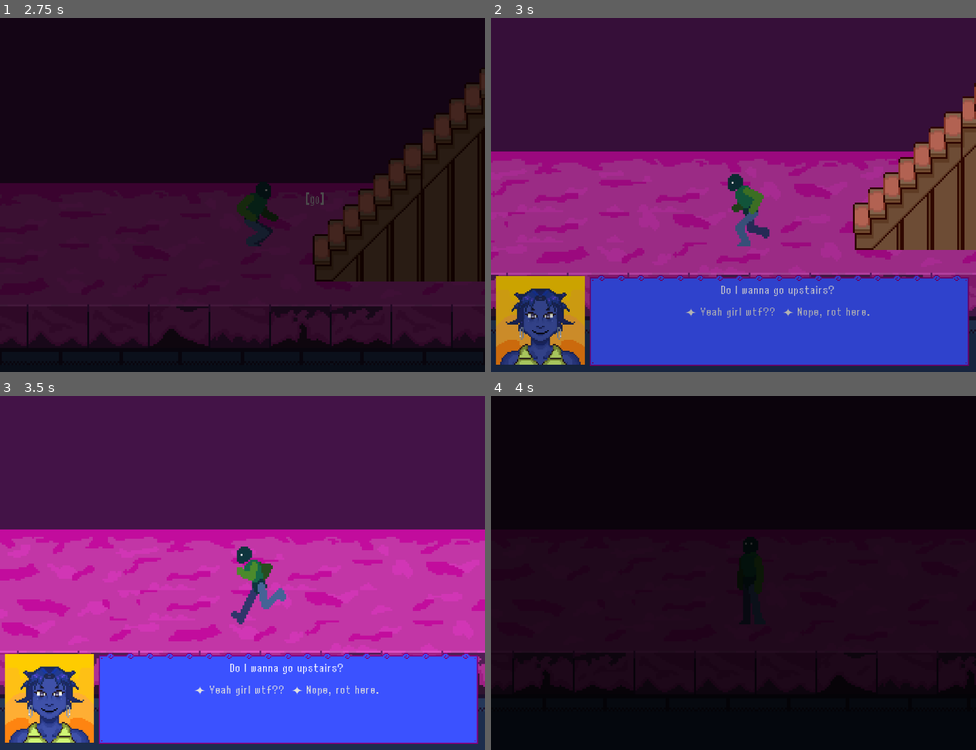
Above: before the commit, frames 1-4 (two rows, left to right).
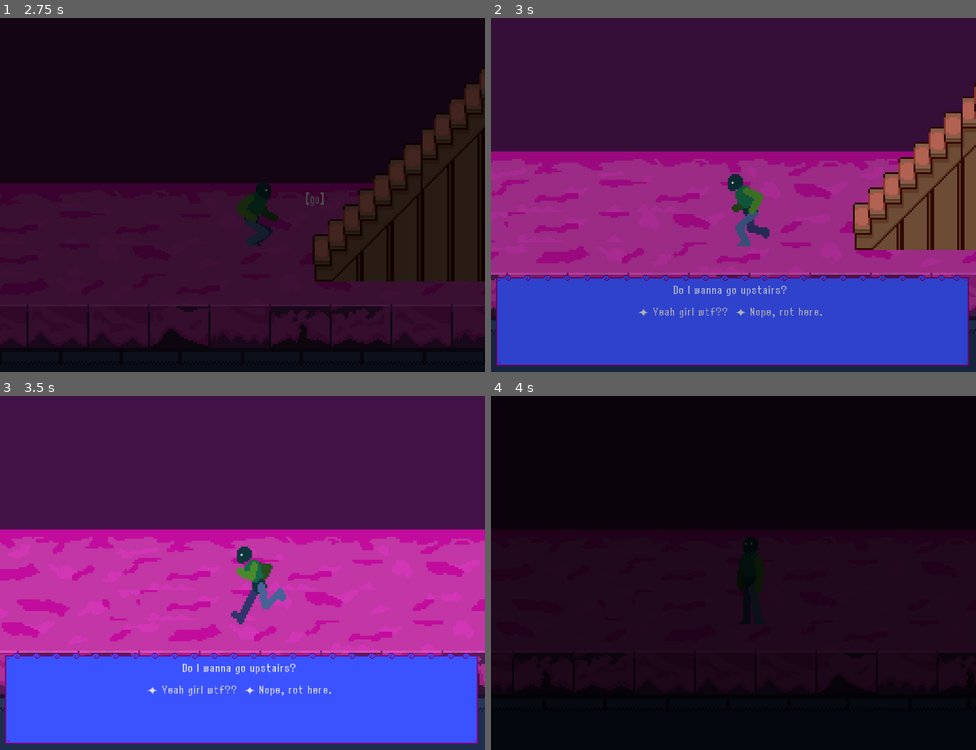
Above: after the commit, the same moments.

Repository: nisaturk/mirrorfixer-prototype
Game: Godot game, scene res://scenes/lobby.tscn
Two runs of this game, one before a commit and one after it. Both use one fixed random seed, a clock stepped at 60 frames per second and the inputs below. This scene is started directly instead of the project's main scene.
Inputs:
- Up to frame 1 (2.75 s): tap Enter at 0.5 s; hold E (interact) 0.53-1.28 s; hold Right (move_right) 0.53-2 s; tap Up (jump) at 0.77, 1.52 s; tap E (interact) at 1.35 s; click "✦ Yeah girl wtf??" at 2 s
- Up to frame 2 (3 s): hold Left (move_left) from 2.78 s (still down); hold E (interact) from 2.78 s (still down)
- Up to frame 3 (3.5 s): keep holding Left (move_left); keep holding E (interact)
- Up to frame 4 (4 s): release Left (move_left) at 3.5 s; release E (interact) at 3.5 s; click "✦ Yeah girl wtf??" at 3.5 s

Frame 1 is identical in both runs. In frame 2, 6.2% of the frame differs, in the area x 1-96%, y 72-99%; in frame 3, 6.2%; in frame 4, nothing differs.

Commit message:
fixed portrait logic?

Diff:
--- a/scenes/basement.tscn
+++ b/scenes/basement.tscn
@@ -4237,13 +4237,14 @@
 position = Vector2(-346, -14)
 scale = Vector2(0.83747596, 0.9925391)
 dialogue_id = "lock"
-prioritylevel = 1
+portrait_id = "player_default"
 hint_text = "open"
 
 [node name="IAstairs" parent="IAAreas" instance=ExtResource("9_5j8jl")]
 position = Vector2(318, 33)
 scale = Vector2(0.83747596, 0.9925391)
 dialogue_id = "basementstairs"
+portrait_id = "player_default"
 hint_text = "go"
 
 [node name="Player" parent="." instance=ExtResource("11_6lwow")]
@@ -4255,22 +4256,25 @@
 offset = Vector2(0, 22)
 zoom = Vector2(1.5, 1.5)
 
-[node name="InnerMonologues" type="Node" parent="."]
+[node name="InnerMonologues" type="Node2D" parent="."]
 
 [node name="InteractableObject" parent="InnerMonologues" instance=ExtResource("9_5j8jl")]
 position = Vector2(-265, 4)
 dialogue_id = "IMbasement1_1"
+portrait_id = "player_default"
 hint_text = "think"
 single_use = true
 
 [node name="InteractableObject2" parent="InnerMonologues" instance=ExtResource("9_5j8jl")]
 position = Vector2(-154, -29)
 dialogue_id = "IMbasement1_2"
+portrait_id = "player_default"
 hint_text = "tHiNk"
 single_use = true
 
 [node name="InteractableObject3" parent="InnerMonologues" instance=ExtResource("9_5j8jl")]
 position = Vector2(-55, 14)
 dialogue_id = "IMbasement1_3"
+portrait_id = "player_default"
 hint_text = "THINK"
 single_use = true
--- a/scenes/elevator.tscn
+++ b/scenes/elevator.tscn
@@ -135,6 +135,7 @@
 scale = Vector2(0.8731885, 1.073056)
 priority = 3
 dialogue_id = "elevator"
+portrait_id = "player_default"
 hint_text = "openit??"
 
 [node name="CloseTimer" type="Timer" parent="."]
--- a/scenes/flat.tscn
+++ b/scenes/flat.tscn
@@ -4398,18 +4398,21 @@
 [node name="IA2UnlockedDoor" parent="IAAreas" instance=ExtResource("8_4n7pq")]
 position = Vector2(131, -8)
 dialogue_id = "out"
+portrait_id = "player_default"
 hint_text = "go out"
 
 [node name="IOoven" parent="IAAreas" instance=ExtResource("8_4n7pq")]
 position = Vector2(-362.00003, 10.000001)
 scale = Vector2(0.85481346, 0.72616506)
 dialogue_id = "oven"
+portrait_id = "player_default"
 hint_text = "look"
 
 [node name="IObookshelf" parent="IAAreas" instance=ExtResource("8_4n7pq")]
 position = Vector2(-152, -2.9999995)
 scale = Vector2(0.80907416, 0.9700258)
 dialogue_id = "bookshelf"
+portrait_id = "player_default"
 hint_text = "look"
 
 [node name="Ninh" parent="." instance=ExtResource("12_ehww1")]
--- a/scenes/floor.tscn
+++ b/scenes/floor.tscn
@@ -3966,6 +3966,7 @@
 position = Vector2(132, -9)
 scale = Vector2(0.909556, 1)
 dialogue_id = "unlocked"
+portrait_id = "player_default"
 hint_text = "go"
 
 [node name="IALockedDoors" parent="IAAreas" instance=ExtResource("9_ghsyk")]
@@ -3974,6 +3975,7 @@
 scale = Vector2(0.8575136, 1.0271081)
 dialogue_id = "lock"
 prioritylevel = 3
+portrait_id = "player_default"
 hint_text = "open"
 
 [node name="IALockedDoors2" parent="IAAreas" instance=ExtResource("9_ghsyk")]
@@ -3981,12 +3983,14 @@
 scale = Vector2(0.89375937, 1)
 dialogue_id = "lock"
 prioritylevel = 3
+portrait_id = "player_default"
 hint_text = "open"
 
 [node name="IALockedDoors3" parent="IAAreas" instance=ExtResource("9_ghsyk")]
 position = Vector2(309, -10)
 scale = Vector2(0.8478695, 0.9816973)
 dialogue_id = "lock"
+portrait_id = "player_default"
 hint_text = "open"
 
 [node name="Elevator" parent="IAAreas" instance=ExtResource("13_glw5x")]
--- a/scenes/lobby.tscn
+++ b/scenes/lobby.tscn
@@ -3573,16 +3573,19 @@
 [node name="IAmirror" parent="IAAreas" instance=ExtResource("9_0jb4q")]
 position = Vector2(30, -2)
 scale = Vector2(0.84466755, 0.9447139)
+portrait_id = "player_default"
 hint_text = "look"
 
 [node name="IAsofa" parent="IAAreas" instance=ExtResource("9_0jb4q")]
 position = Vector2(119, 54)
 dialogue_id = "sofa"
+portrait_id = "player_default"
 hint_text = "touch"
 
 [node name="IAstairs" parent="IAAreas" instance=ExtResource("9_0jb4q")]
 position = Vector2(372, 37)
 dialogue_id = "lobbystairs"
+portrait_id = "player_default"
 hint_text = "go"
 
 [node name="IOshard" parent="IAAreas" instance=ExtResource("9_0jb4q")]
@@ -3590,6 +3593,7 @@
 scale = Vector2(0.35097343, 0.2840377)
 dialogue_id = "shard"
 prioritylevel = 1
+portrait_id = "player_default"
 hint_text = "take"
 
 [node name="shard" parent="IAAreas/IOshard" instance=ExtResource("10_vwf6o")]
--- a/scenes/maxime.tscn
+++ b/scenes/maxime.tscn
@@ -209,6 +209,7 @@
 position = Vector2(-32, -23)
 scale = Vector2(1.2667676, 1.6269584)
 dialogue_id = "maxime_greet"
+portrait_id = "maxime_default"
 hint_text = "talk"
 
 [node name="CollisionShape2D" type="CollisionShape2D" parent="."]
--- a/scenes/miss_manager.tscn
+++ b/scenes/miss_manager.tscn
@@ -113,6 +113,7 @@
 scale = Vector2(1.0036105, 1.0074025)
 dialogue_id = "miss_manager_greet"
 prioritylevel = 3
+portrait_id = "missmanager_default"
 hint_text = "talk"
 
 [node name="CollisionShape2D" type="CollisionShape2D" parent="."]
--- a/scenes/ninh.tscn
+++ b/scenes/ninh.tscn
@@ -56,6 +56,7 @@
 scale = Vector2(1.5285492, 1.9154077)
 dialogue_id = "ninh_greet"
 prioritylevel = 3
+portrait_id = "ninh_default"
 hint_text = "talk"
 
 [node name="CollisionShape2D" type="CollisionShape2D" parent="."]
--- a/scripts/DialogueUI.gd
+++ b/scripts/DialogueUI.gd
@@ -4,12 +4,10 @@
 signal action_triggered(action_name, caller_node)
 
 const portrait_map = { # new portrait library hehe
-	"Player": "res://assets/ui/portraits/thep-idle.png",
-	"InnerMonologues":"res://assets/ui/portraits/thep-idle.png",
-	"IAAreas": "res://assets/ui/portraits/thep-idle.png",
-	"MissManager": "res://assets/ui/portraits/missmanager-idle.png",
-	"Maxime": "res://assets/ui/portraits/maxime.png",
-	"Ninh":"res://assets/ui/portraits/ninh.png" }
+	"player_default": "res://assets/ui/portraits/thep-idle.png",
+	"missmanager_default": "res://assets/ui/portraits/missmanager-idle.png",
+	"maxime_default": "res://assets/ui/portraits/maxime.png",
+	"ninh_default":"res://assets/ui/portraits/ninh.png" }
 
 @onready var portrait_box = $MainLayout/PortraitBox
 @onready var portrait_texture = $MainLayout/PortraitBox/PortraitTexture
@@ -68,7 +66,8 @@
 		else:
 			process_node(node_data.get("on_false", "end"))
 
-func start_dialogue(start_id: String, caller):
+# extra_portrait_id parameter added (for parented objs)
+func start_dialogue(start_id: String, caller, extra_portrait_id: String = ""):
 	if start_id.is_empty():
 		return
 
@@ -76,9 +75,16 @@
 	current_caller = caller
 	visible = true
 
-	var portrait_key = caller.get("portrait_id")
-	if portrait_key and portrait_map.has(portrait_key):
-		portrait_texture.texture = load(portrait_map[portrait_key])
+	var key_to_use = extra_portrait_id
+	if key_to_use == "":
+		key_to_use = caller.get("portrait_id")
+
+	# failsafe for backwards compatibility
+	if (key_to_use == null or key_to_use == "") and caller.has_node("Interactable"):
+		key_to_use = caller.get_node("Interactable").portrait_id
+
+	if key_to_use and portrait_map.has(key_to_use):
+		portrait_texture.texture = load(portrait_map[key_to_use])
 		portrait_box.show()
 	elif caller and portrait_map.has(caller.name):
 		portrait_texture.texture = load(portrait_map[caller.name])
--- a/scripts/action_manager.gd
+++ b/scripts/action_manager.gd
@@ -1,4 +1,5 @@
 extends Node
+
 # new script who dis?? time to confront miss manager ;D
 var player = null # wait for the player to register itself
 var action_handler = {} # dictionary for actions
@@ -24,7 +25,8 @@
 func register_player(player_node):
 	if player_node:
 		player = player_node
-		player.interacted.connect(_on_Player_interacted)
+		if not player.interacted.is_connected(_on_Player_interacted):
+			player.interacted.connect(_on_Player_interacted)
 	else:
 		print("manager failure: (oh no!)(player is now null).")
 
@@ -34,6 +36,12 @@
 	else:
 		print("manager failure: tf you doin buddy?: ", action_name)
 
+# new function to be more efficient
+func _change_location(scene_name: String, spawn_point: String, used_elevator: bool):
+	DialogueData.just_used_elevator = used_elevator
+	SceneManager.change_scene(scene_name, spawn_point)
+
+# action handlers are the same (may change)
 func _action_take_shard(caller_node):
 	DialogueData.has_shard = true
 	if caller_node:
@@ -47,34 +55,30 @@
 	if caller_node and caller_node.has_method("open_doors"):
 		caller_node.open_doors()
 
+# re-imagined transition actions using the helper function
 func _action_go_to_floor_2(_caller_node):
-	DialogueData.just_used_elevator = true
-	SceneManager.change_scene("FLOOR_2", "ElevatorSpawn")
+	_change_location("FLOOR_2", "ElevatorSpawn", true)
 
 func _action_go_to_floor_1(_caller_node):
-	DialogueData.just_used_elevator = true
-	SceneManager.change_scene("LOBBY", "ElevatorSpawn")
+	_change_location("LOBBY", "ElevatorSpawn", true)
 
 func _action_go_to_flat_1(_caller_node):
-	DialogueData.just_used_elevator = false
-	SceneManager.change_scene("FLAT_1", "FlatSpawn")
+	_change_location("FLAT_1", "FlatSpawn", false)
 
 func _action_go_out(_caller_node):
-	DialogueData.just_used_elevator = false
-	SceneManager.change_scene("FLOOR_2", "FlatSpawn")
+	_change_location("FLOOR_2", "FlatSpawn", false)
 
 func _action_go_upstairs(_caller_node):
-	DialogueData.just_used_elevator = false
-	SceneManager.change_scene("LOBBY", "StairsSpawn")
+	_change_location("LOBBY", "StairsSpawn", false)
 
 func _action_go_downstairs(_caller_node):
-	DialogueData.just_used_elevator = false
-	SceneManager.change_scene("BASEMENT", "StairsSpawn")
+	_change_location("BASEMENT", "StairsSpawn", false)
 
-# run when player emits signal interacted
+# runs when player emits signal interacted
 func _on_Player_interacted(interactable_node):
 	var object_id = interactable_node.dialogue_id
 	var caller = interactable_node.get_parent()
 
+	var pee_id = interactable_node.portrait_id
 	if not object_id.is_empty():
-		DialogueUI.start_dialogue(object_id, caller)
+		DialogueUI.start_dialogue(object_id, caller, pee_id)
